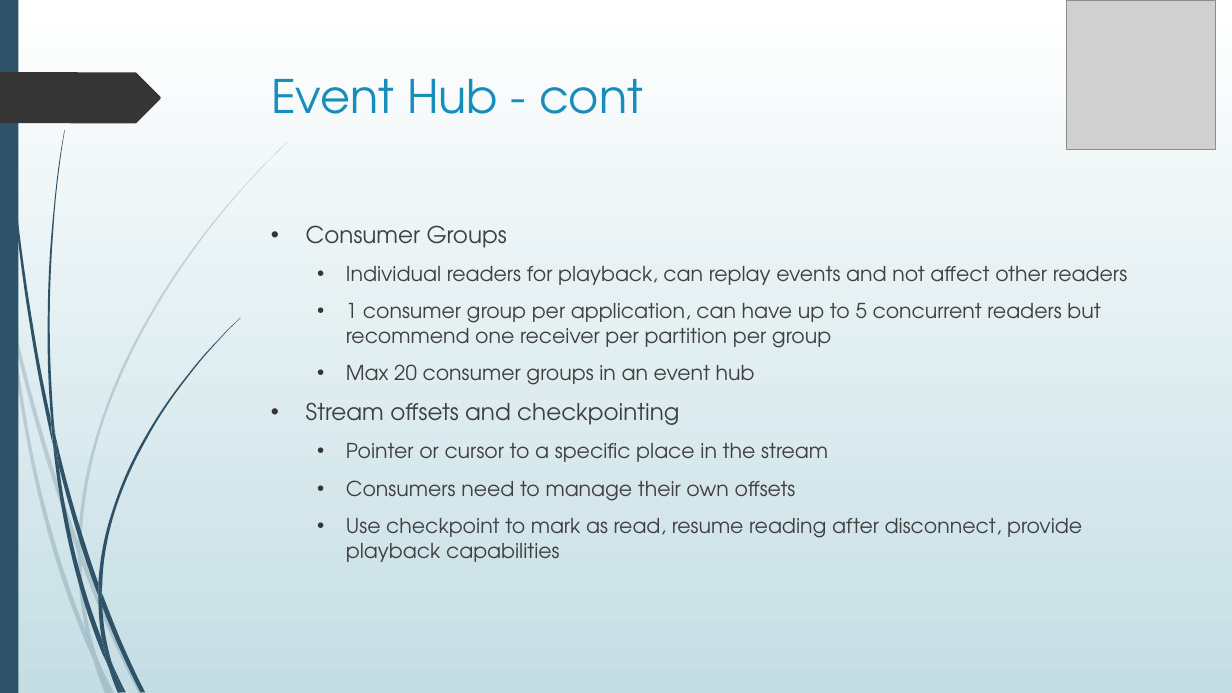
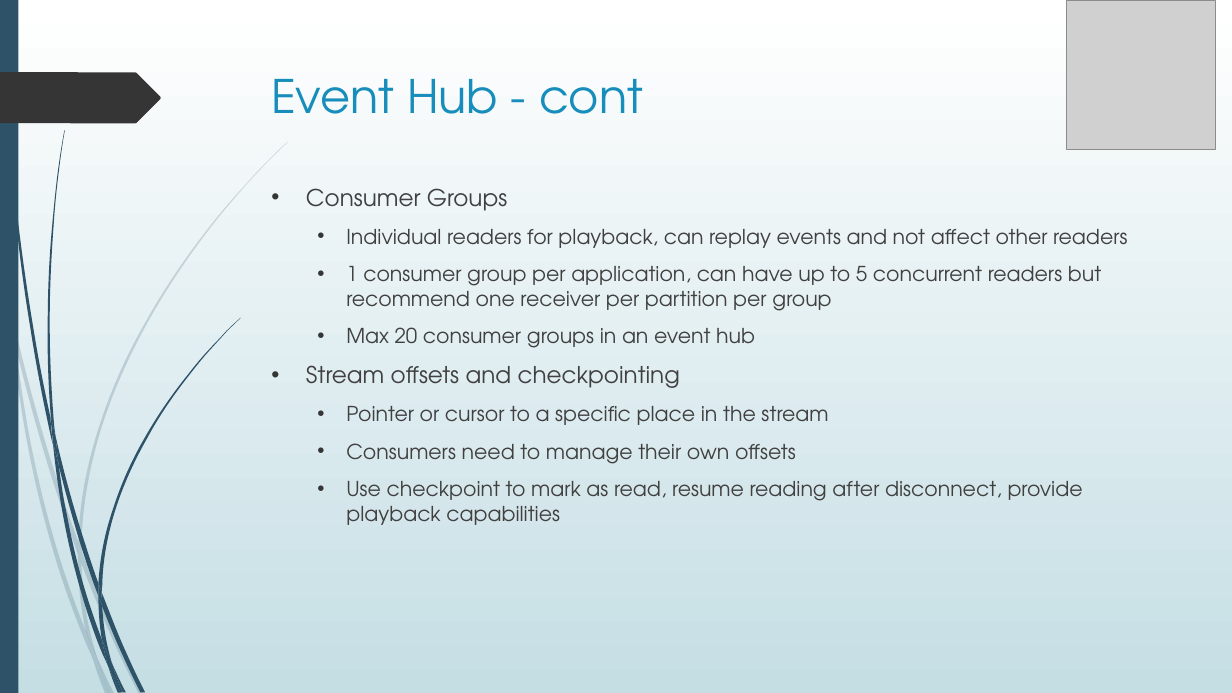
Before and after one commit to blgorman/ServerlessMessagingDemystified, a slide deck: slide 8 of ServerlessMessagingDemystified.pptx. Drawn at 1232x693 pixels with LibreOffice and Linux fonts; fonts in the diff are those of the drawing; grey boxes stand for pictures. Boxes give left, top, right and bottom in pixels: in the first picture for what was removed or moved away, otherwise in the second. Text is boxed around its words. In the diff, an @@ line names an element or a change of style, - is before the commit and + after.

```diff
--- a/ServerlessMessagingDemystified.pptx
+++ b/ServerlessMessagingDemystified.pptx
@@ text "Consumer Groups" moved from (x1=306, y1=225, x2=1127, y2=562) to (x1=306, y1=188, x2=1127, y2=525) @@
```
Also in this commit, not shown: 8 other slides changed, 11 slides added, 11 other files.
